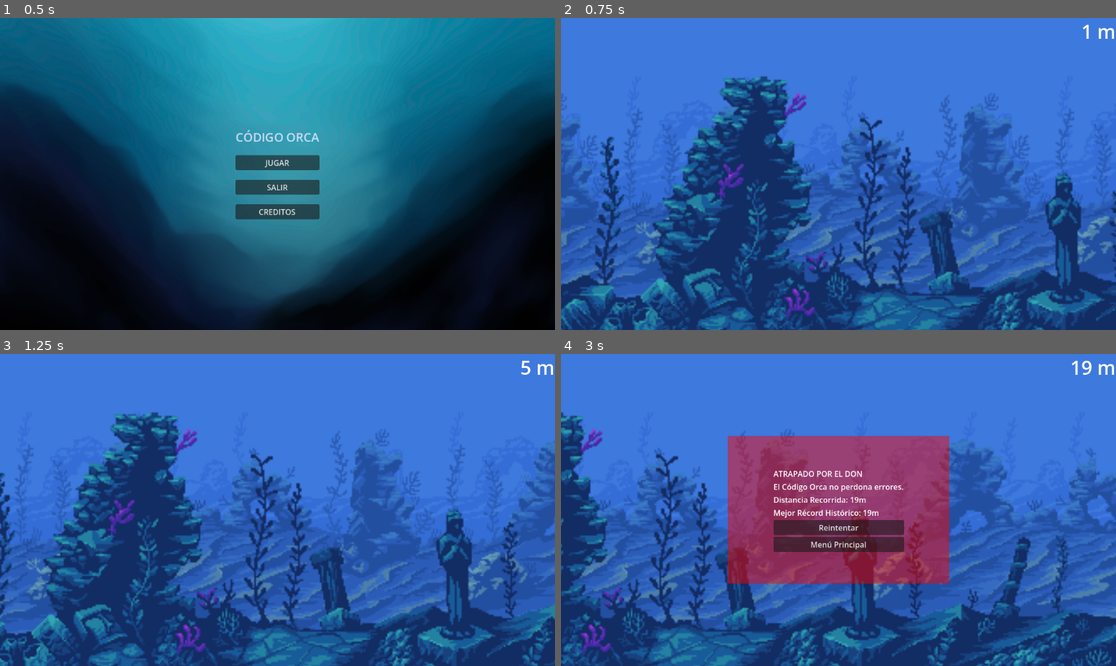
Above: before the commit, frames 1-4 (two rows, left to right).
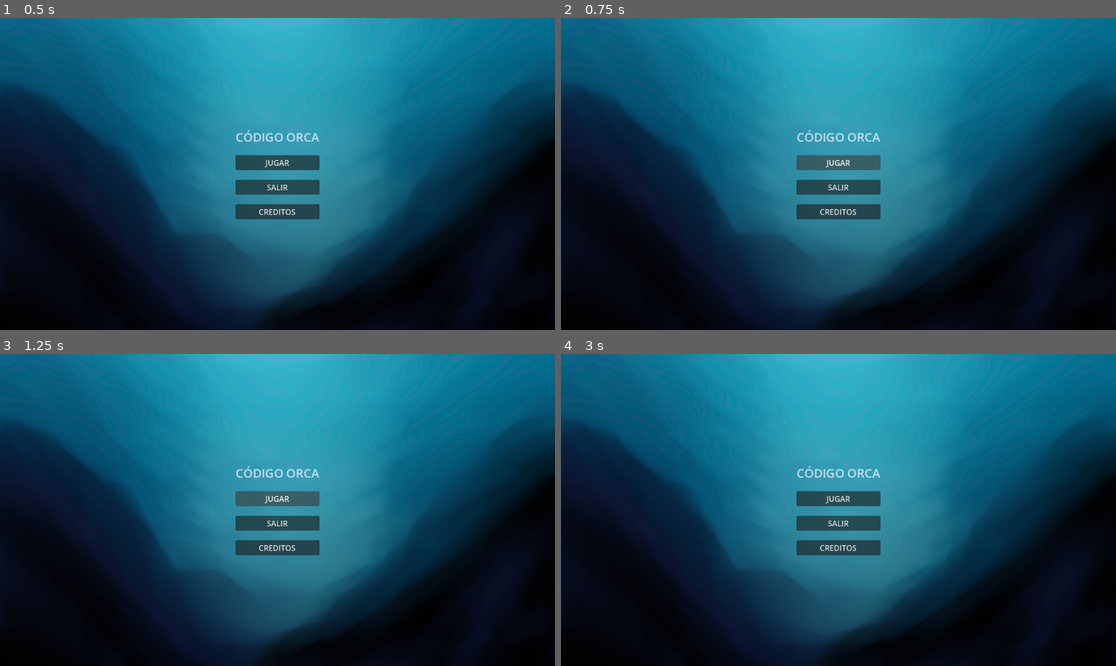
Above: after the commit, the same moments.

Repository: Osiel2004/codigo-orca
Game: Godot game, scene res://CodigoOrca/Menus/main_menu.tscn
The game is run twice, just before and just after one commit, with the same random seed, the same clock (stepped at 60 frames per second) and the same inputs. Before the commit the project starts from res://CodigoOrca/Scenes/Menus/main_menu.tscn.
Inputs (mouse positions are in pixels of both pictures, inside the frame that each line leads up to):
- Up to frame 1 (0.5 s): no input
- Up to frame 2 (0.75 s): click "JUGAR" at 0.5 s
- Up to frame 3 (1.25 s): no input
- Up to frame 4 (3 s): click (838, 497) at 1.25 s, where only the run after the commit has a clickable "JUGAR"; click (838, 497) at 2 s, where only the run after the commit has a clickable "JUGAR"; tap Enter at 2.75 s; move the mouse to (960, 494) at 2.77 s; tap M at 2.85 s; click (960, 494) at 2.92 s

Frame 1 is identical in both runs. In frame 2, 98% of the frame differs, in the area x 0-100%, y 0-100%; in frame 3, 98%; in frame 4, 99%.

Commit message:
reorganizacion y arreglo
Se reorganizaron las escenas y scripts, además de que se arregló la parte lógica de los mismos. esto incluye también validar el funcionamiento de la parte lógica

Diff:
--- a/CodigoOrca/Scenes/Levels/Escenarios/nivel1.tscn
+++ b/CodigoOrca/Levels/rieles/rielSystem.tscn
@@ -1,10 +1,10 @@
 [gd_scene format=3 uid="uid://gnlxj5pn2crn"]
 
-[ext_resource type="Script" uid="uid://bollb41usr15q" path="res://CodigoOrca/Scripts/gameScripts/nivel1.gd" id="1_77qk4"]
-[ext_resource type="Script" uid="uid://bp0iu6gbbw83u" path="res://CodigoOrca/Scenes/Levels/Escenarios/area_bottom.gd" id="2_qia1t"]
-[ext_resource type="Script" uid="uid://cr7eyef5tb5rg" path="res://CodigoOrca/Scenes/Levels/Escenarios/area_middle.gd" id="3_csplp"]
-[ext_resource type="Script" uid="uid://d0mys2kgmj37" path="res://CodigoOrca/Scenes/Levels/Escenarios/area_upper.gd" id="4_tgwg2"]
-[ext_resource type="PackedScene" uid="uid://eqhbp6xn2k2y" path="res://CodigoOrca/Scripts/gameScripts/logic_spawn_node.tscn" id="5_tgwg2"]
+[ext_resource type="Script" uid="uid://bollb41usr15q" path="res://CodigoOrca/Scripts/levelScripts/railSystemScript.gd" id="1_ky1o8"]
+[ext_resource type="Script" uid="uid://bp0iu6gbbw83u" path="res://CodigoOrca/Levels/rieles/area_bottom.gd" id="2_reljx"]
+[ext_resource type="Script" uid="uid://cr7eyef5tb5rg" path="res://CodigoOrca/Levels/rieles/area_middle.gd" id="3_c64em"]
+[ext_resource type="Script" uid="uid://d0mys2kgmj37" path="res://CodigoOrca/Levels/rieles/area_upper.gd" id="4_bjfre"]
+[ext_resource type="PackedScene" uid="uid://eqhbp6xn2k2y" path="res://CodigoOrca/Scripts/spawnScripts/logic_spawn_node.tscn" id="5_6mlpv"]
 
 [sub_resource type="WorldBoundaryShape2D" id="WorldBoundaryShape2D_cdlty"]
 
@@ -29,8 +29,8 @@
 
 [sub_resource type="PlaceholderTexture2D" id="PlaceholderTexture2D_tgwg2"]
 
-[node name="Nivel1" type="Node2D" unique_id=87353510]
-script = ExtResource("1_77qk4")
+[node name="railSystemNode" type="Node2D" unique_id=87353510]
+script = ExtResource("1_ky1o8")
 
 [node name="levelBorders" type="StaticBody2D" parent="." unique_id=750306643 groups=["coliderDestroyer"]]
 position = Vector2(0, 256)
@@ -58,7 +58,7 @@
 
 [node name="areaBottom" type="Area2D" parent="railPaths" unique_id=1632054741]
 position = Vector2(240, 160)
-script = ExtResource("2_qia1t")
+script = ExtResource("2_reljx")
 
 [node name="bottomRail" type="Marker2D" parent="railPaths/areaBottom" unique_id=1688686960]
 position = Vector2(8, 0)
@@ -82,7 +82,7 @@
 
 [node name="areaMiddle" type="Area2D" parent="railPaths" unique_id=1647371530]
 position = Vector2(240, 96)
-script = ExtResource("3_csplp")
+script = ExtResource("3_c64em")
 
 [node name="middleRail" type="Marker2D" parent="railPaths/areaMiddle" unique_id=1292359013]
 position = Vector2(8, 0)
@@ -106,7 +106,7 @@
 
 [node name="areaUpper" type="Area2D" parent="railPaths" unique_id=2034193057]
 position = Vector2(240, 32)
-script = ExtResource("4_tgwg2")
+script = ExtResource("4_bjfre")
 
 [node name="upperRail" type="Marker2D" parent="railPaths/areaUpper" unique_id=1234444104]
 position = Vector2(8, 0)
@@ -128,6 +128,6 @@
 scale = Vector2(31.999998, 15.999999)
 texture = SubResource("PlaceholderTexture2D_3ycmj")
 
-[node name="logicSpawnNode" parent="railPaths" unique_id=1215805995 node_paths=PackedStringArray("rail_paths_node") instance=ExtResource("5_tgwg2")]
+[node name="logicSpawnNode" parent="railPaths" unique_id=1215805995 node_paths=PackedStringArray("rail_paths_node") instance=ExtResource("5_6mlpv")]
 position = Vector2(-64, 0)
 rail_paths_node = NodePath("..")
--- a/CodigoOrca/Scenes/Levels/world.tscn
+++ b/CodigoOrca/Levels/world.tscn
@@ -2,9 +2,9 @@
 
 [ext_resource type="Script" uid="uid://djg6r51tvm7d8" path="res://CodigoOrca/Scripts/levelScripts/world.gd" id="1_8aaco"]
 [ext_resource type="Texture2D" uid="uid://c7olnhr8hsaws" path="res://CodigoOrca/Art/underwater-fantasy-preview.png" id="2_4e3xa"]
-[ext_resource type="PackedScene" uid="uid://ciyv0wd7lme75" path="res://CodigoOrca/Scenes/Prefabs/hud.tscn" id="3_4e3xa"]
-[ext_resource type="PackedScene" uid="uid://ca2i68y4ayjt7" path="res://CodigoOrca/Scenes/Prefabs/pause_menu.tscn" id="4_6s65c"]
-[ext_resource type="PackedScene" uid="uid://bncr8e3dkeapp" path="res://CodigoOrca/Scenes/Prefabs/GameOver.tscn" id="5_tjsc0"]
+[ext_resource type="PackedScene" uid="uid://ciyv0wd7lme75" path="res://CodigoOrca/Menus/ui/hud.tscn" id="3_4e3xa"]
+[ext_resource type="PackedScene" uid="uid://ca2i68y4ayjt7" path="res://CodigoOrca/Menus/ui/pause_menu.tscn" id="4_6s65c"]
+[ext_resource type="PackedScene" uid="uid://bncr8e3dkeapp" path="res://CodigoOrca/Menus/ui/GameOver.tscn" id="5_tjsc0"]
 
 [node name="World" type="Node2D" unique_id=1808898138]
 script = ExtResource("1_8aaco")
--- a/CodigoOrca/Scripts/gameScripts/nivel1.gd
+++ b/CodigoOrca/Scripts/levelScripts/railSystemScript.gd
@@ -17,7 +17,7 @@
 	pass
 
 func creaturePreload(): #precargar criaturas
-	player = preload("res://personajes/panfiloCamaron.tscn").instantiate() #panfilo (PC)
+	player = preload("res://CodigoOrca/entidades/panfiloCamaron.tscn").instantiate() #panfilo (PC)
 	pass
 
 func playerSpawn(): #aparecer Jugador
--- a/CodigoOrca/Scripts/gameScripts/enemySpawnLogic.gd
+++ b/CodigoOrca/Scripts/spawnScripts/enemySpawnLogic.gd
@@ -5,7 +5,7 @@
 # desde el Inspector de Godot, sin importar en qué nivel estés.
 @export var rail_paths_node: Node2D
 @onready var timer_spawn = Timer.new()
-var creatures = [preload("res://CodigoOrca/personajes/enemigo1.tscn"),preload("res://CodigoOrca/personajes/enemigo2.tscn")]
+var creatures = [preload("res://CodigoOrca/entidades/enemigos/enemigo1.tscn"),preload("res://CodigoOrca/entidades/enemigos/enemigo2.tscn")]
 
 func _ready():
 	# Verificación de seguridad: si no asignaste el nodo en el inspector, intenta buscarlo
--- a/CodigoOrca/Scripts/gameScripts/logic_spawn_node.tscn
+++ b/CodigoOrca/Scripts/spawnScripts/logic_spawn_node.tscn
@@ -1,6 +1,6 @@
 [gd_scene format=3 uid="uid://eqhbp6xn2k2y"]
 
-[ext_resource type="Script" uid="uid://cvm1tiigpsmeh" path="res://CodigoOrca/Scripts/gameScripts/enemySpawnLogic.gd" id="1_5b2a0"]
+[ext_resource type="Script" uid="uid://cvm1tiigpsmeh" path="res://CodigoOrca/Scripts/spawnScripts/enemySpawnLogic.gd" id="1_5b2a0"]
 
 [node name="logicSpawnNode" type="Node2D" unique_id=1215805995]
 script = ExtResource("1_5b2a0")
--- a/CodigoOrca/personajes/enemigo1.tscn
+++ b/CodigoOrca/entidades/enemigos/enemigo1.tscn
@@ -1,13 +1,13 @@
 [gd_scene format=3 uid="uid://b60sn2vu28h7v"]
 
-[ext_resource type="Script" uid="uid://c26qy7hhty47d" path="res://CodigoOrca/personajes/enemigo_1.gd" id="1_kgbu5"]
+[ext_resource type="Script" uid="uid://c26qy7hhty47d" path="res://CodigoOrca/entidades/enemigos/enemigo_1.gd" id="1_8ibi1"]
 
 [sub_resource type="CapsuleShape2D" id="CapsuleShape2D_eh8gq"]
 
 [sub_resource type="PlaceholderTexture2D" id="PlaceholderTexture2D_eh8gq"]
 
 [node name="enemigo1" type="Node2D" unique_id=659647740]
-script = ExtResource("1_kgbu5")
+script = ExtResource("1_8ibi1")
 
 [node name="CharacterBody2D" type="CharacterBody2D" parent="." unique_id=658750581]
 
--- a/CodigoOrca/personajes/enemigo2.tscn
+++ b/CodigoOrca/entidades/enemigos/enemigo2.tscn
@@ -1,6 +1,6 @@
 [gd_scene format=3 uid="uid://c2pgt5n8d1okr"]
 
-[ext_resource type="Script" uid="uid://vbgwdmoxe51f" path="res://CodigoOrca/personajes/enemigo_2.gd" id="1_ibgn0"]
+[ext_resource type="Script" uid="uid://vbgwdmoxe51f" path="res://CodigoOrca/entidades/enemigos/enemigo_2.gd" id="1_ibgn0"]
 
 [sub_resource type="CapsuleShape2D" id="CapsuleShape2D_fx64e"]
 
--- a/CodigoOrca/personajes/panfiloCamaron.tscn
+++ b/CodigoOrca/entidades/panfiloCamaron.tscn
@@ -1,6 +1,6 @@
 [gd_scene format=3 uid="uid://c2cmig8njr1xv"]
 
-[ext_resource type="Script" uid="uid://bkhcnefof72i6" path="res://CodigoOrca/Scripts/creatureScripts/playerControl.gd" id="1_q52op"]
+[ext_resource type="Script" uid="uid://bkhcnefof72i6" path="res://CodigoOrca/entidades/playerControl.gd" id="1_q52op"]
 
 [sub_resource type="CapsuleShape2D" id="CapsuleShape2D_v31df"]
 
--- a/project.godot
+++ b/project.godot
@@ -17,11 +17,11 @@
 
 [autoload]
 
-GameManager="*uid://cjtn5qbqtpyv3"
-AudioManager="*uid://cwj3fgwpid4uo"
 GlobalVariables="*uid://caj1f55bue4sb"
 GameEvents="*uid://w83mudv2qyby"
 GameColisions="*uid://bxwxq0fdyhxga"
+GameManager="*uid://cjtn5qbqtpyv3"
+AudioManager="*uid://cwj3fgwpid4uo"
 
 [global_group]
 
Renamed: CodigoOrca/Scenes/Levels/Escenarios/area_bottom.gd -> CodigoOrca/Levels/rieles/area_bottom.gd
Renamed: CodigoOrca/Scenes/Levels/Escenarios/area_bottom.gd.uid -> CodigoOrca/Levels/rieles/area_bottom.gd.uid
Renamed: CodigoOrca/Scenes/Levels/Escenarios/area_middle.gd -> CodigoOrca/Levels/rieles/area_middle.gd
Renamed: CodigoOrca/Scenes/Levels/Escenarios/area_middle.gd.uid -> CodigoOrca/Levels/rieles/area_middle.gd.uid
Renamed: CodigoOrca/Scenes/Levels/Escenarios/area_upper.gd -> CodigoOrca/Levels/rieles/area_upper.gd
Renamed: CodigoOrca/Scenes/Levels/Escenarios/area_upper.gd.uid -> CodigoOrca/Levels/rieles/area_upper.gd.uid
Renamed: CodigoOrca/Scenes/Menus/main_menu.tscn -> CodigoOrca/Menus/main_menu.tscn
Renamed: CodigoOrca/Scenes/Prefabs/AudioManager.tscn -> CodigoOrca/Menus/ui/AudioManager.tscn
Renamed: CodigoOrca/Scenes/Prefabs/GameOver.tscn -> CodigoOrca/Menus/ui/GameOver.tscn
Renamed: CodigoOrca/Scenes/Prefabs/hud.tscn -> CodigoOrca/Menus/ui/hud.tscn
Renamed: CodigoOrca/Scenes/Prefabs/pause_menu.tscn -> CodigoOrca/Menus/ui/pause_menu.tscn
Renamed: CodigoOrca/Scripts/gameScripts/nivel1.gd.uid -> CodigoOrca/Scripts/levelScripts/railSystemScript.gd.uid
(and 9 more such lines)
